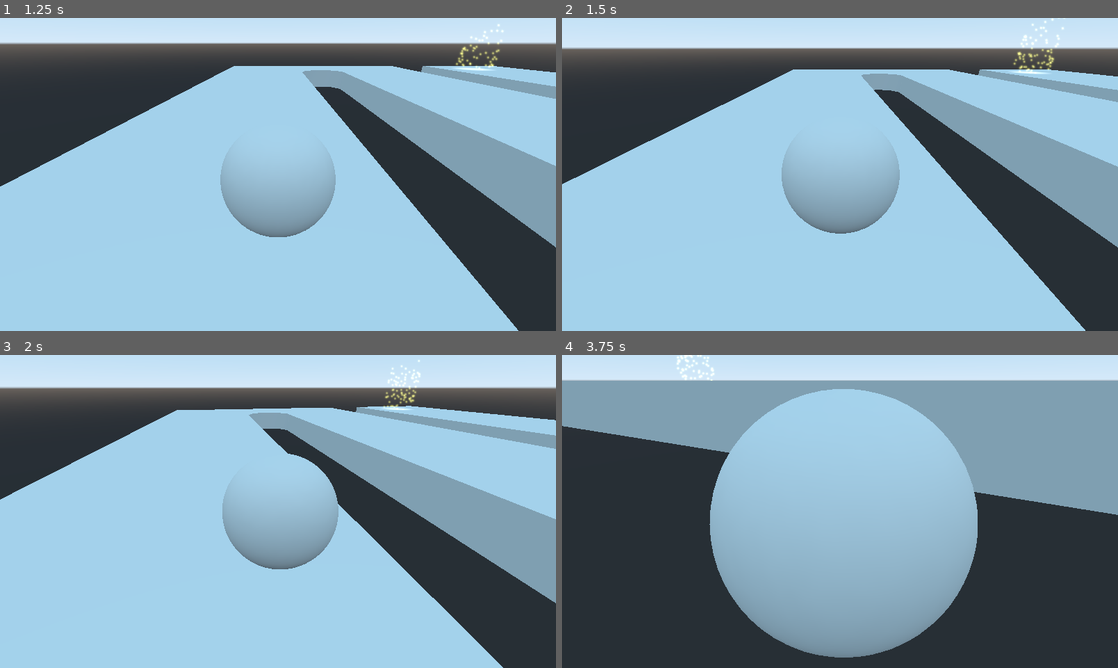
Above: before the commit, frames 1-4 (two rows, left to right).
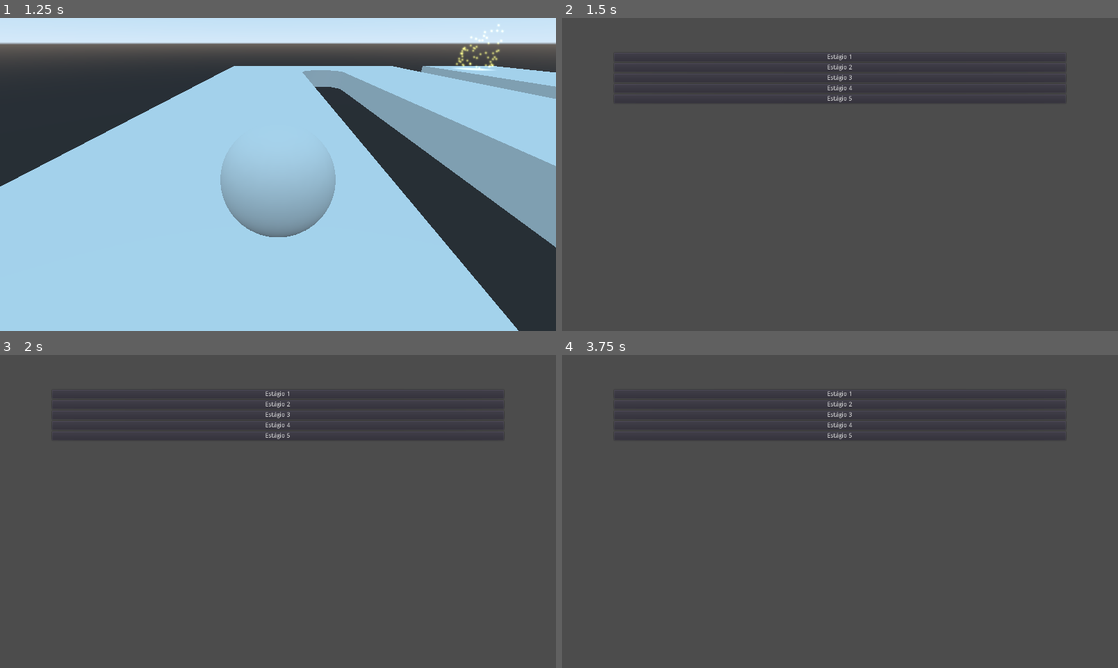
Above: after the commit, the same moments.

Repository: Brawmario/super-poli-ball
Game: Godot game, scene res://Main.tscn
The game is run twice, just before and just after one commit, with the same random seed, the same clock (stepped at 60 frames per second) and the same inputs.
Inputs (mouse positions are in pixels of both pictures, inside the frame that each line leads up to):
- Up to frame 1 (1.25 s): click "Estágio 3" at 0.5 s
- Up to frame 2 (1.5 s): tap Enter at 1.25 s; hold Right (ui_right) from 1.28 s (still down); tap R at 1.35 s
- Up to frame 3 (2 s): keep holding Right (ui_right)
- Up to frame 4 (3.75 s): release Right (ui_right) at 2 s; click (840, 436) at 2 s, where only the run after the commit has a clickable "Estágio 5"; hold Down (ui_down) 2.78-3.53 s; tap R at 2.85, 3.6 s; hold Right (ui_right) from 3.53 s (still down)

Frame 1 is identical in both runs. In frame 2, 91% of the frame differs, in the area x 0-100%, y 0-100%; in frame 3, 93%; in frame 4, 100%.

Commit message:
Adicionado restart com "R" e estágio 5 melhorado

Diff:
--- a/Main.gd
+++ b/Main.gd
@@ -1,7 +1,10 @@
 extends Spatial
 
 var ball_scene = preload("res://Ball/Ball.tscn")
-var level_scene
+var level
+var ball
+
+var in_level = false
 # Called when the node enters the scene tree for the first time.
 func _ready():
 #	var level = level_scene.instance()
@@ -20,10 +23,19 @@
 
 func _on_level_selected(packed_level):
 	$StageSelector.hide()
-	var level = packed_level.instance()
+	level = packed_level.instance()
 	add_child(level)
 
-	var ball := ball_scene.instance() as Ball
+	ball = ball_scene.instance() as Ball
 	ball.global_transform = level.get_node("start").global_transform
 	# ball.global_translate(Vector3(0, 5, 0))
 	add_child(ball)
+	in_level = true
+
+func _unhandled_input(event):
+	if event is InputEventKey:
+		if event.pressed and event.scancode == KEY_R and in_level:
+			in_level = false
+			remove_child(level)
+			remove_child(ball)
+			$StageSelector.show()
--- a/Stages/Stage3/Stage3.tscn
+++ b/Stages/Stage3/Stage3.tscn
@@ -5,7 +5,7 @@
 [node name="Stage3" type="Spatial"]
 
 [node name="start" type="Position3D" parent="."]
-transform = Transform( -1, 0, -8.74228e-008, 0, 1, 0, 8.74228e-008, 0, -1, 13.2054, 4, -15 )
+transform = Transform( -1, 0, -8.74228e-08, 0, 1, 0, 8.74228e-08, 0, -1, 13.2054, 4, -15 )
 
 [node name="goal" parent="." instance=ExtResource( 1 )]
 transform = Transform( 1, 0, 0, 0, 1, 0, 0, 0, 1, -13.2368, 2, 15 )
--- a/Stages/Stage5/Stage5.tscn
+++ b/Stages/Stage5/Stage5.tscn
@@ -22,11 +22,44 @@
 #	pass
 "
 
-[sub_resource type="ConvexPolygonShape" id=2]
+[sub_resource type="ConvexPolygonShape" id=3]
 points = PoolVector3Array( -2.5, 1, 7.5, 2.5, 1, -7.5, 2.5, 1, 7.5, -2.5, 1, -7.5, -2.5, -1, 7.5, 2.5, -1, -7.5, 2.5, - …(256 unchanged characters)…
 
-[sub_resource type="Animation" id=3]
-resource_name = "rotate"
+[sub_resource type="Animation" id=4]
+length = 9.0
+loop = true
+step = 1.0
+tracks/0/type = "value"
+tracks/0/path = NodePath(".:rotation_degrees")
+tracks/0/interp = 1
+tracks/0/loop_wrap = true
+tracks/0/imported = false
+tracks/0/enabled = true
+tracks/0/keys = {
+"times": PoolRealArray( 0, 3, 6, 9 ),
+"transitions": PoolRealArray( 1, 1, 1, 1 ),
+"update": 0,
+"values": [ Vector3( 0, 0, 0 ), Vector3( 0, 120, 0 ), Vector3( 0, 240, 0 ), Vector3( 0, 360, 0 ) ]
+}
+
+[sub_resource type="Animation" id=5]
+length = 9.0
+loop = true
+step = 1.0
+tracks/0/type = "value"
+tracks/0/path = NodePath(".:rotation_degrees")
+tracks/0/interp = 1
+tracks/0/loop_wrap = true
+tracks/0/imported = false
+tracks/0/enabled = true
+tracks/0/keys = {
+"times": PoolRealArray( 0, 3, 6, 9 ),
+"transitions": PoolRealArray( 1, 1, 1, 1 ),
+"update": 0,
+"values": [ Vector3( 0, 0, 0 ), Vector3( 0, 120, 0 ), Vector3( 0, 240, 0 ), Vector3( 0, 360, 0 ) ]
+}
+
+[sub_resource type="Animation" id=6]
 length = 9.0
 loop = true
 step = 1.0
@@ -46,33 +79,61 @@
 [node name="Stage1" type="Spatial"]
 
 [node name="start" type="Position3D" parent="."]
-transform = Transform( -1, 0, -8.74228e-008, 0, 1, 0, 8.74228e-008, 0, -1, 0, 4, -15 )
+transform = Transform( -1, 0, -8.74228e-08, 0, 1, 0, 8.74228e-08, 0, -1, 0, 4, -28.0687 )
 
 [node name="goal" parent="." instance=ExtResource( 1 )]
-transform = Transform( 1, 0, 0, 0, 1, 0, 0, 0, 1, 0, 2, 15 )
+transform = Transform( 1, 0, 0, 0, 1, 0, 0, 0, 1, 0, 2, 29.9527 )
 
 [node name="CSGCombiner" type="CSGCombiner" parent="."]
 use_collision = true
 
 [node name="CSGBox" type="CSGBox" parent="CSGCombiner"]
-transform = Transform( 1, 0, 0, 0, 1, 0, 0, 0, 1, 0, 0, -13.5748 )
+transform = Transform( 1, 0, 0, 0, 1, 0, 0, 0, 1, 0, 0, -29.9995 )
 width = 10.0
 depth = 10.0
 
 [node name="CSGBox2" type="CSGBox" parent="CSGCombiner"]
-transform = Transform( 1, 0, 0, 0, 1, 0, 0, 0, 1, 0, 0, 13.0718 )
+transform = Transform( 1, 0, 0, 0, 1, 0, 0, 0, 1, 0, 0, 29.8962 )
 width = 10.0
 depth = 10.0
 
-[node name="MeshInstance" type="MeshInstance" parent="."]
+[node name="Bridge" type="MeshInstance" parent="."]
+transform = Transform( 1, 0, 0, 0, 1, 0, 0, 0, 1, 0, 0, -16.105 )
 mesh = SubResource( 1 )
 material/0 = null
-script = SubResource( 4 )
+script = SubResource( 2 )
 
-[node name="StaticBody" type="StaticBody" parent="MeshInstance"]
+[node name="StaticBody" type="StaticBody" parent="Bridge"]
 
-[node name="CollisionShape" type="CollisionShape" parent="MeshInstance/StaticBody"]
-shape = SubResource( 2 )
+[node name="CollisionShape" type="CollisionShape" parent="Bridge/StaticBody"]
+shape = SubResource( 3 )
 
-[node name="AnimationPlayer" type="AnimationPlayer" parent="MeshInstance"]
-anims/rotate = SubResource( 3 )
+[node name="AnimationPlayer" type="AnimationPlayer" parent="Bridge"]
+anims/rotate = SubResource( 4 )
+
+[node name="Bridge2" type="MeshInstance" parent="."]
+mesh = SubResource( 1 )
+material/0 = null
+script = SubResource( 2 )
+
+[node name="StaticBody" type="StaticBody" parent="Bridge2"]
+
+[node name="CollisionShape" type="CollisionShape" parent="Bridge2/StaticBody"]
+shape = SubResource( 3 )
+
+[node name="AnimationPlayer" type="AnimationPlayer" parent="Bridge2"]
+anims/rotate = SubResource( 5 )
+
+[node name="Bridge3" type="MeshInstance" parent="."]
+transform = Transform( 1, 0, 0, 0, 1, 0, 0, 0, 1, 0, 0, 15.8299 )
+mesh = SubResource( 1 )
+material/0 = null
+script = SubResource( 2 )
+
+[node name="StaticBody" type="StaticBody" parent="Bridge3"]
+
+[node name="CollisionShape" type="CollisionShape" parent="Bridge3/StaticBody"]
+shape = SubResource( 3 )
+
+[node name="AnimationPlayer" type="AnimationPlayer" parent="Bridge3"]
+anims/rotate = SubResource( 6 )
Not shown: 1 places in Stages/Stage5/Stage5.tscn that only renumber resources
